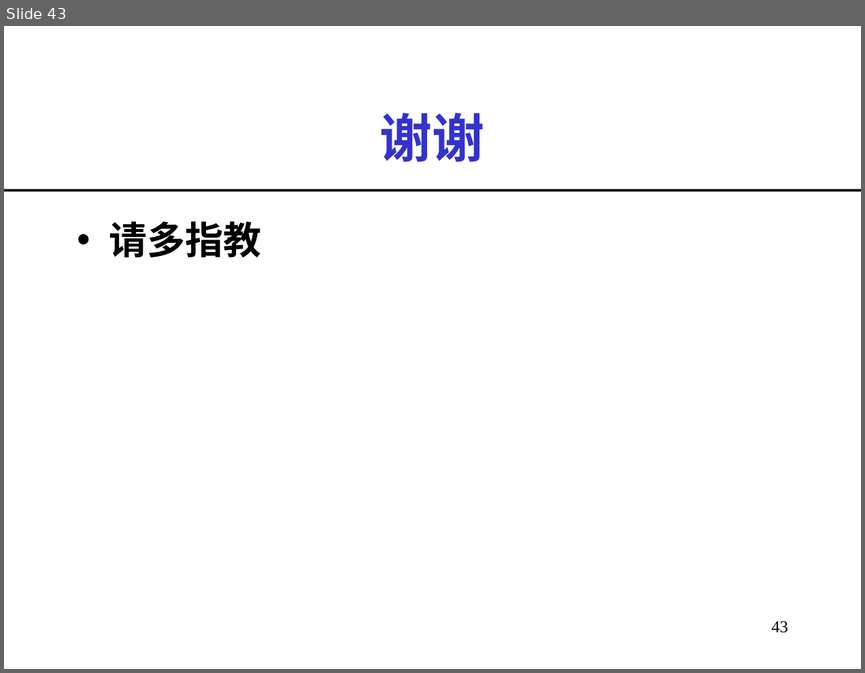
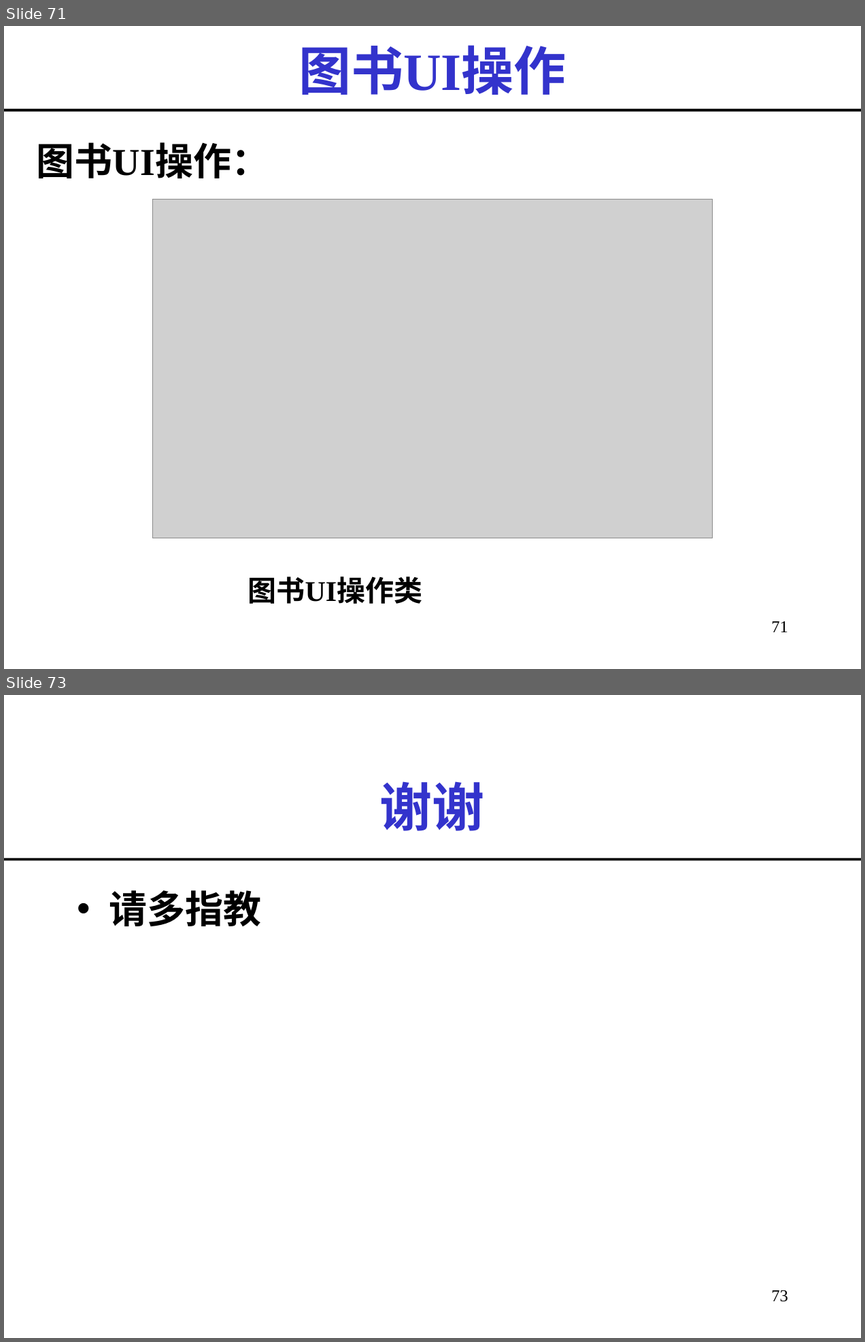
Before and after one commit to imwyw/Java, a slide deck: PPT/javaCh07_数据库连接.ppt. Shown one above the other, each under a label of ours: slide 43 before the commit, slides 71 and 73 after it; the slides between them are not shown. The pictures are 865x673 and 865x1342 pixels, drawn with LibreOffice and Linux fonts; fonts in the diff are those of the drawing; grey boxes stand for pictures. Boxes give left, top, right and bottom in pixels: in the first picture for what was removed or moved away, otherwise in the second. Text is boxed around its words. In the diff, an @@ line names an element or a change of style, - is before the commit and + after.

```diff
--- a/PPT/javaCh07_数据库连接.ppt
+++ b/PPT/javaCh07_数据库连接.ppt
@@ slide 71 added at [4,26,861,669], background #FFFFFF @@
@@ title added at [298,45,566,95], 44 pt, text #3333CC, bold @@
+图书UI操作
@@ line added from (4, 110) to (861, 110), #000000 2.24 pt @@
@@ text added at [37,142,269,178], 32 pt, text #000000, bold @@
+图书UI操作：
@@ picture added at [152,199,712,537] @@
@@ text added at [248,576,423,603], 24 pt, text #000000, bold @@
+图书UI操作类
@@ page number added at [771,621,788,632], 14 pt, text #000000 @@
+71
@@ what was slide 43 is now slide 73 @@
@@ page number at [771,1289,788,1302]: text changed @@
-43
+73
```
Also in this commit, not shown: 1 slide changed, 29 other slides added, 8 other files.
